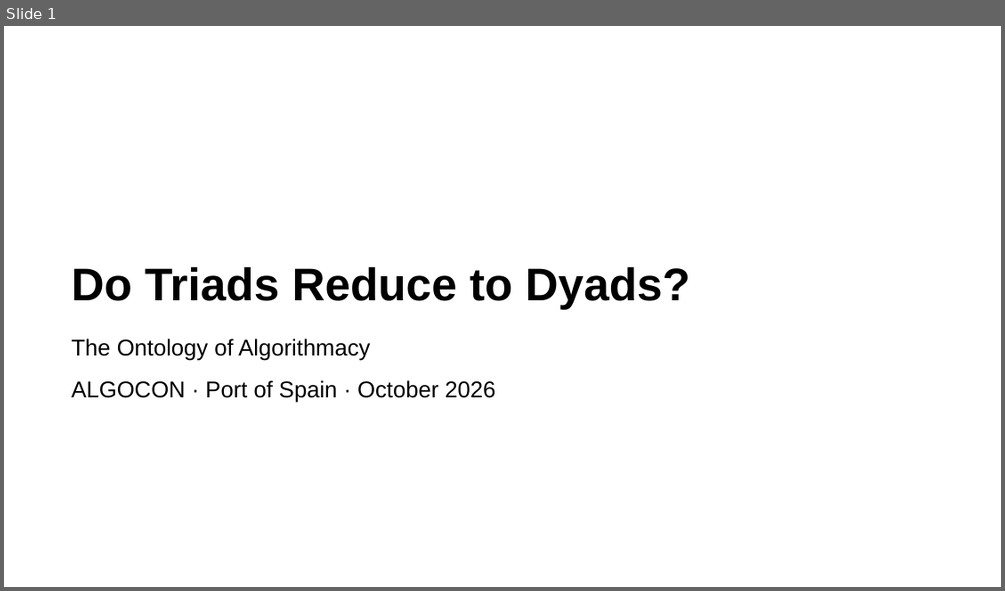
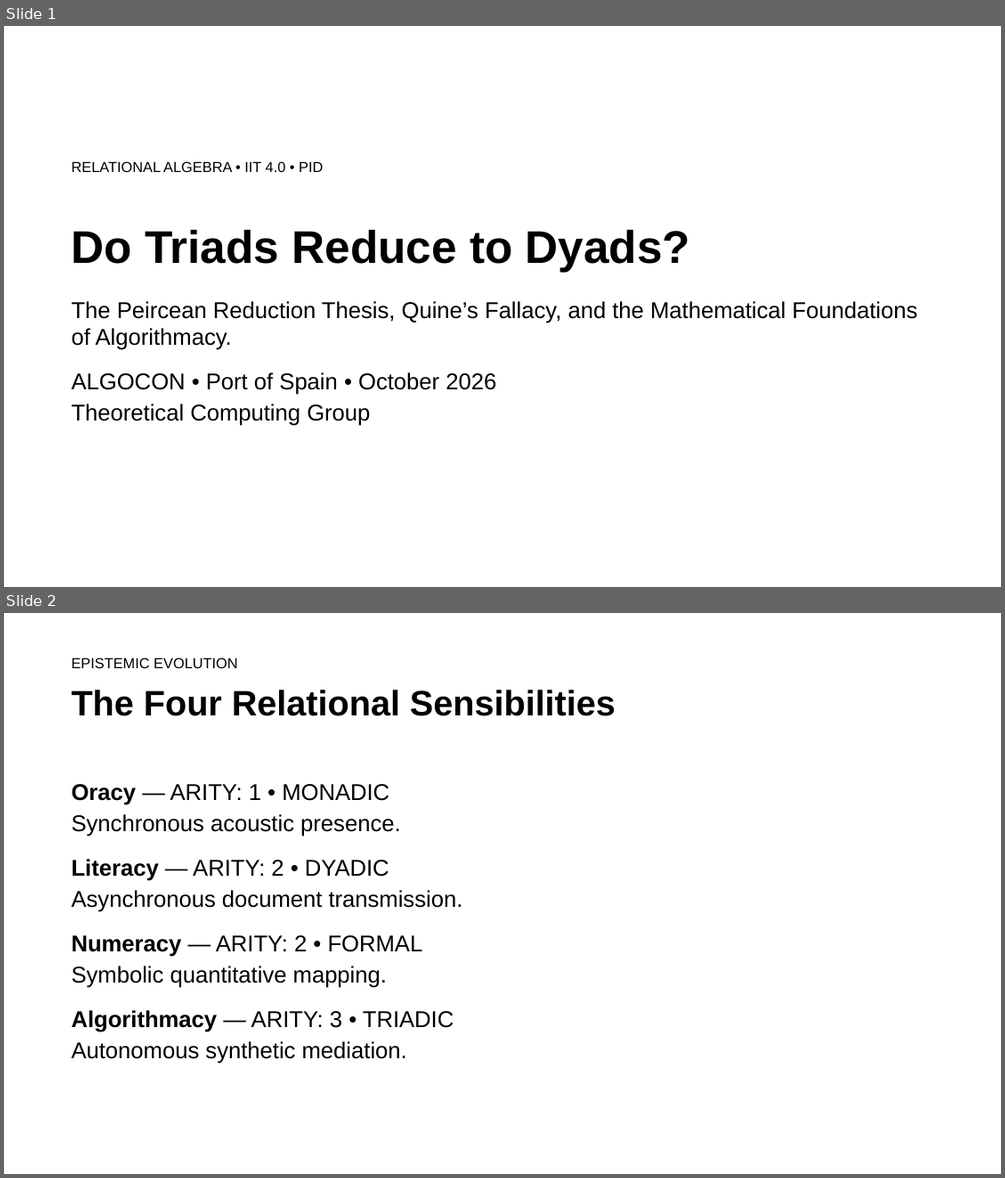
Before and after one commit to rogerSuperBuilderAlpha/algorithmacy-lab, a slide deck: submissions/triadic_reduction/talk/deck.pptx. Shown one above the other, each under a label of ours: slide 1 before the commit, slides 1 and 2 after it. The pictures are 1005x591 and 1005x1178 pixels, drawn with LibreOffice and Linux fonts; fonts in the diff are those of the drawing. Boxes give left, top, right and bottom in pixels: in the first picture for what was removed or moved away, otherwise in the second. Text is boxed around its words. In the diff, an @@ line names an element or a change of style, - is before the commit and + after.

```diff
--- a/submissions/triadic_reduction/talk/deck.pptx
+++ b/submissions/triadic_reduction/talk/deck.pptx
@@ slide 2 added at (4,613,1001,1174), background #FFFFFF @@
@@ text added at (72,657,237,668), 14 pt, text #000000 @@
+EPISTEMIC EVOLUTION
@@ text added at (72,690,615,716), 34 pt, text #000000, bold @@
+The Four Relational Sensibilities
@@ text added at (72,784,463,1063), 22 pt, text #000000 @@
+Oracy — ARITY: 1 • MONADIC
+Synchronous acoustic presence.
+Literacy — ARITY: 2 • DYADIC
+Asynchronous document transmission.
+Numeracy — ARITY: 2 • FORMAL
+Symbolic quantitative mapping.
+Algorithmacy — ARITY: 3 • TRIADIC
+Autonomous synthetic mediation.
@@ slide 1 changed as well @@
@@ text "Do Triads Reduce to Dyads?": place and size @@
-text "Do Triads Reduce to Dyads?" at (72,266,690,309)
+text "Do Triads Reduce to Dyads?" at (72,229,690,272)
@@ text added at (72,161,323,172), 14 pt, text #000000 @@
+RELATIONAL ALGEBRA • IIT 4.0 • PID
@@ text at (72,301,917,426): text changed @@
-The Ontology of Algorithmacy
-ALGOCON · Port of Spain · October 2026
+The Peircean Reduction Thesis, Quine’s Fallacy, and the Mathematical Foundations of Algorithmacy.
+ALGOCON • Port of Spain • October 2026
+Theoretical Computing Group
```
Also in this commit, not shown: 14 other slides added, 17 slides removed, 15 other files.
